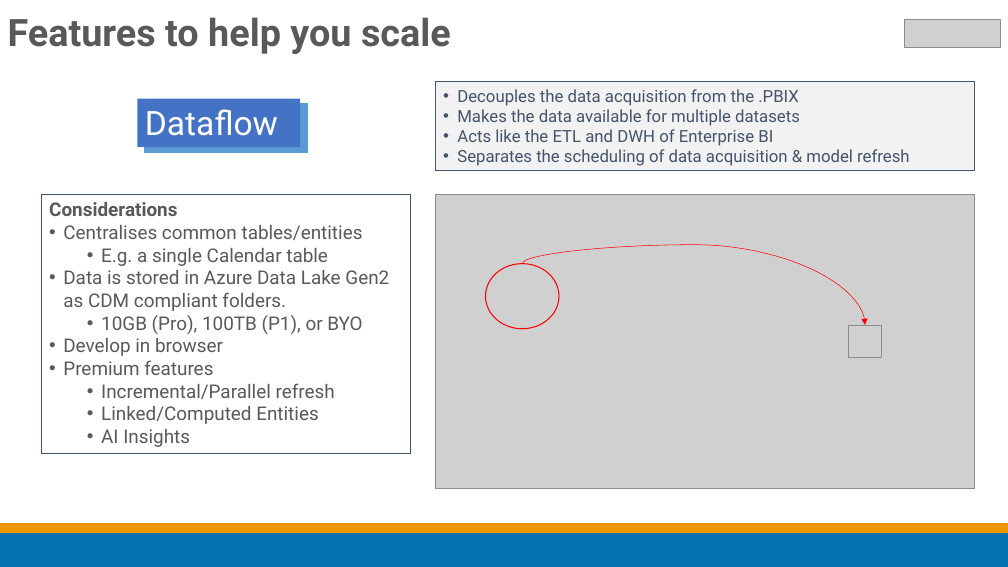
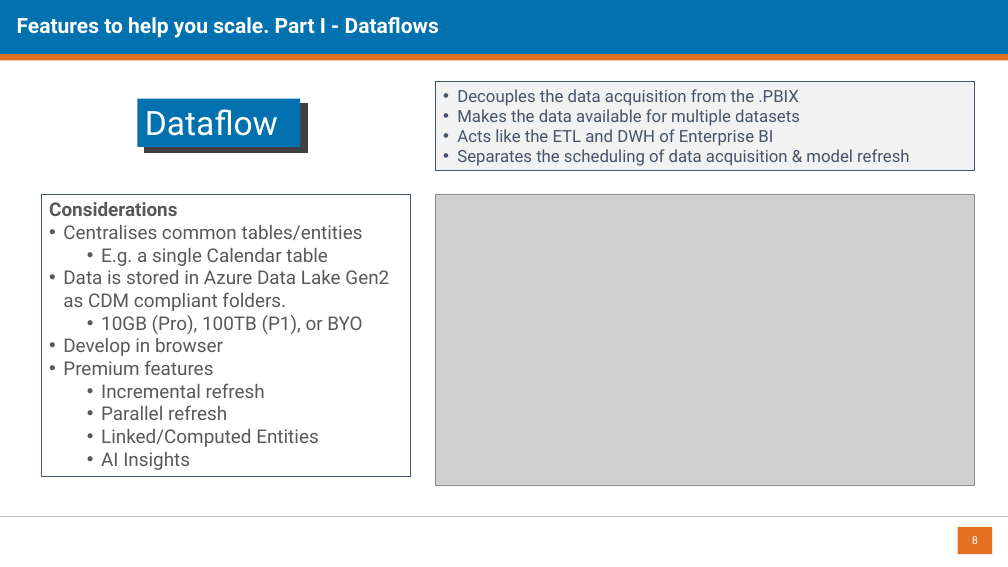
Before and after one commit to datalineo/sessions, a slide deck: slide 8 of Evolve Power BI Architecture/Evolving your Power BI Architecture using Dataflows and Shared Datasets.pptx (slide 6 before the commit). Drawn at 1008x567 pixels with LibreOffice and Linux fonts; fonts in the diff are those of the drawing; grey boxes stand for pictures; background and template pictures are left out. Boxes give left, top, right and bottom in pixels: in the first picture for what was removed or moved away, otherwise in the second. Text is boxed around its words. In the diff, an @@ line names an element or a change of style, - is before the commit and + after.

```diff
--- a/Evolve Power BI Architecture/Evolving your Power BI Architecture using Dataflows and Shared Datasets.pptx
+++ b/Evolve Power BI Architecture/Evolving your Power BI Architecture using Dataflows and Shared Datasets.pptx
@@ rectangle added at [0,6,1008,60], fill #E57022 @@
@@ rectangle added at [0,0,1008,54], fill #0271AF @@
@@ title at [17,17,326,38]: text changed; size 36 to 20 pt; text colour #595959 to #FFFFFF @@
-Features to help you scale
+Features to help you scale. Part I - Dataflows
@@ rectangle "Dataflows" at [138,98,300,147]: fill #4472C4 to #0271AF @@
@@ picture removed at [904,20,1001,48] @@
@@ rectangle at [144,104,307,152]: fill #5B9BD5 to #404040; outline #5B9BD5 1 pt to #404040 1 pt @@
@@ rectangle "Considerations": place and size @@
-rectangle "Considerations" at [42,194,411,454]
+rectangle "Considerations" at [42,194,411,477]
@@ ellipse removed at [485,264,559,329] @@
@@ curved arrow removed from (523, 264) to (865, 325) @@
@@ picture removed at [849,325,882,358] @@
@@ text in rectangle at [101,383,265,420]: text changed @@
-  • Incremental/Parallel refresh
+  • Incremental refresh
+  • Parallel refresh
@@ rectangle removed at [0,532,1008,567] @@
@@ rectangle removed at [0,523,1008,532] @@
@@ line added from (0, 516) to (1008, 516), #BFBFBF 0.5 pt @@
@@ page number added at [958,527,993,554], fill #E57022, 10.5 pt, text #FFFFFF @@
+8
```
Also in this commit, not shown: 7 other slides changed, 4 slides added, 4 slides removed, 5 other files.
